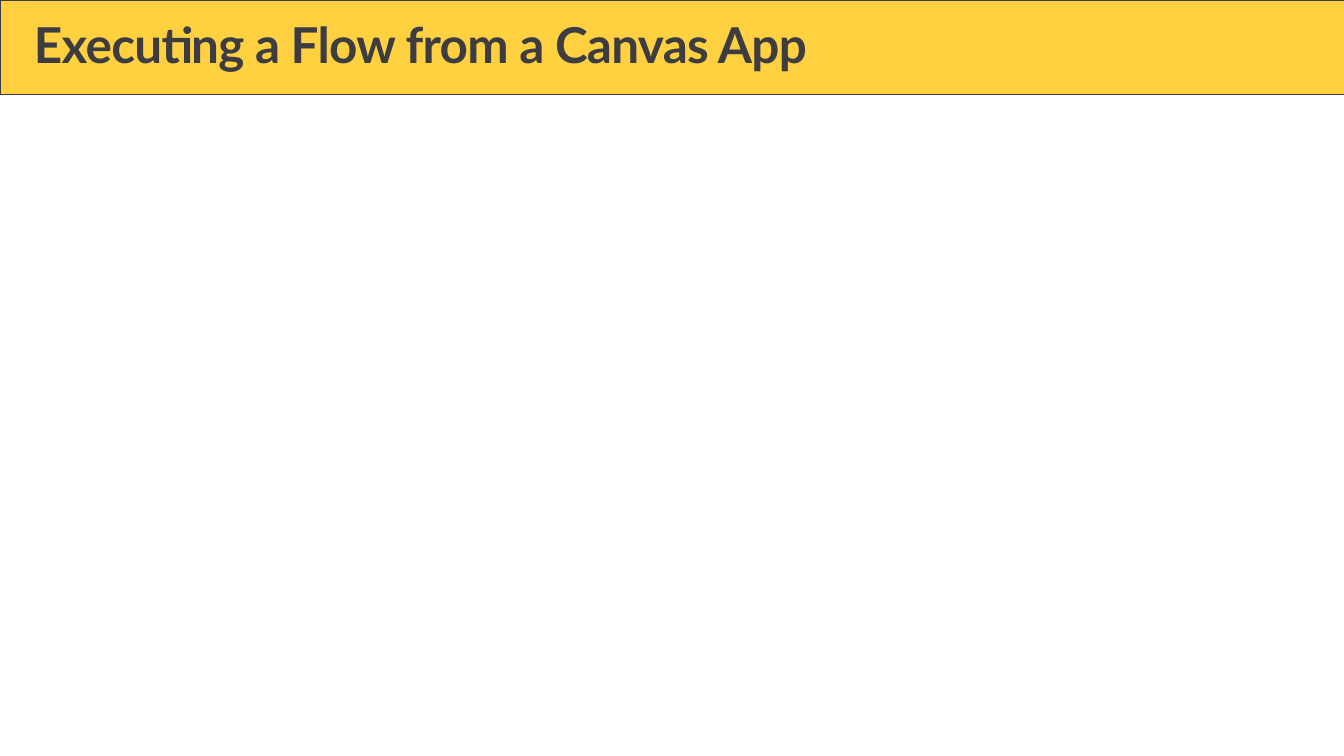
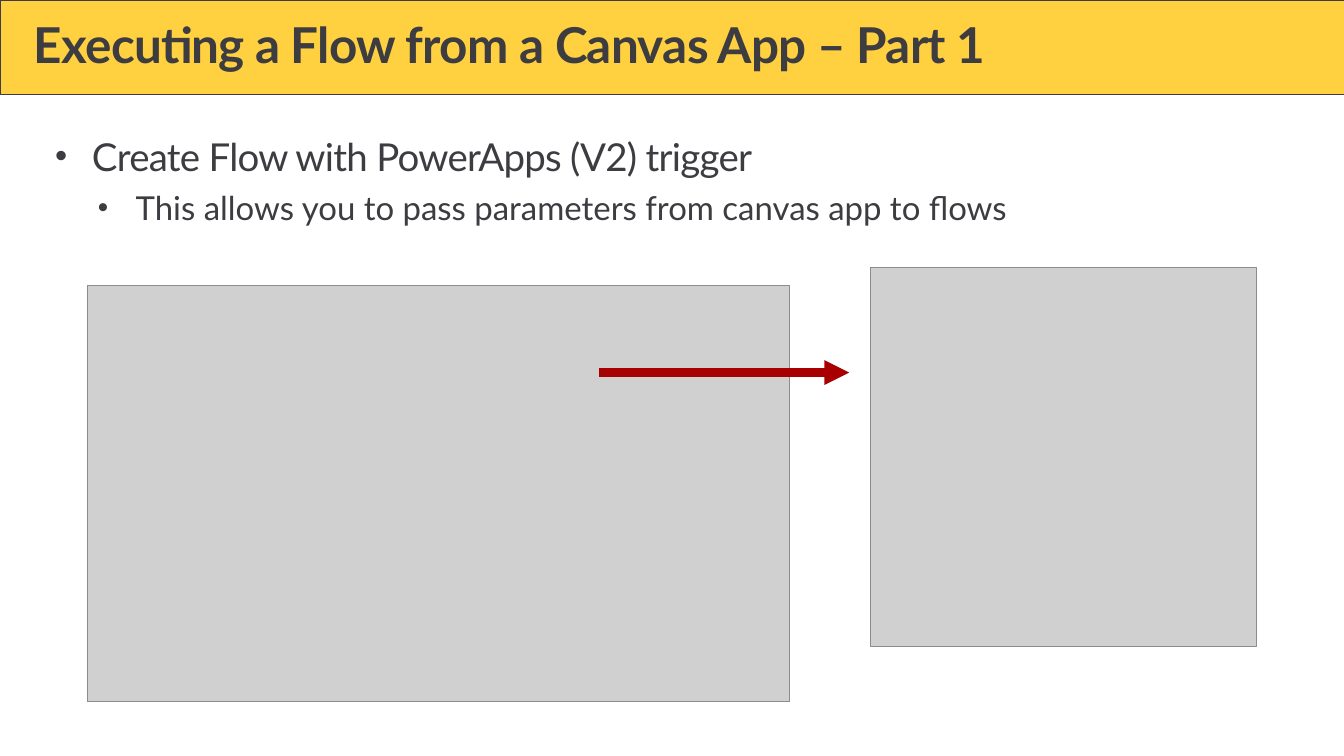
Before and after one commit to PowerBiDevCamp/Camp-Sessions, a slide deck: slide 26 of Session 17 - Building Solutions using Power Automate and the Power BI REST APIs.pptx (slide 23 before the commit). Drawn at 1344x756 pixels with LibreOffice and Linux fonts; fonts in the diff are those of the drawing; grey boxes stand for pictures; background and template pictures are left out. Boxes give left, top, right and bottom in pixels: in the first picture for what was removed or moved away, otherwise in the second. Text is boxed around its words. In the diff, an @@ line names an element or a change of style, - is before the commit and + after.

Commit message:
Updates

```diff
--- a/Session 17 - Building Solutions using Power Automate and the Power BI REST APIs.pptx
+++ b/Session 17 - Building Solutions using Power Automate and the Power BI REST APIs.pptx
@@ title at [34, 26, 986, 72]: text changed @@
-Executing a Flow from a Canvas App
+Executing a Flow from a Canvas App – Part 1
@@ text added at [92, 141, 1007, 226], 24 pt, text #3C3C41 @@
+• Create Flow with PowerApps (V2) trigger
+  • This allows you to pass parameters from canvas app to flows
@@ picture added at [871, 267, 1257, 646] @@
@@ picture added at [88, 286, 790, 702] @@
@@ arrow added from (600, 373) to (849, 373), #A80000 6 pt @@
```
Also in this commit, not shown: 10 other slides changed, 14 slides added, 11 slides removed.
